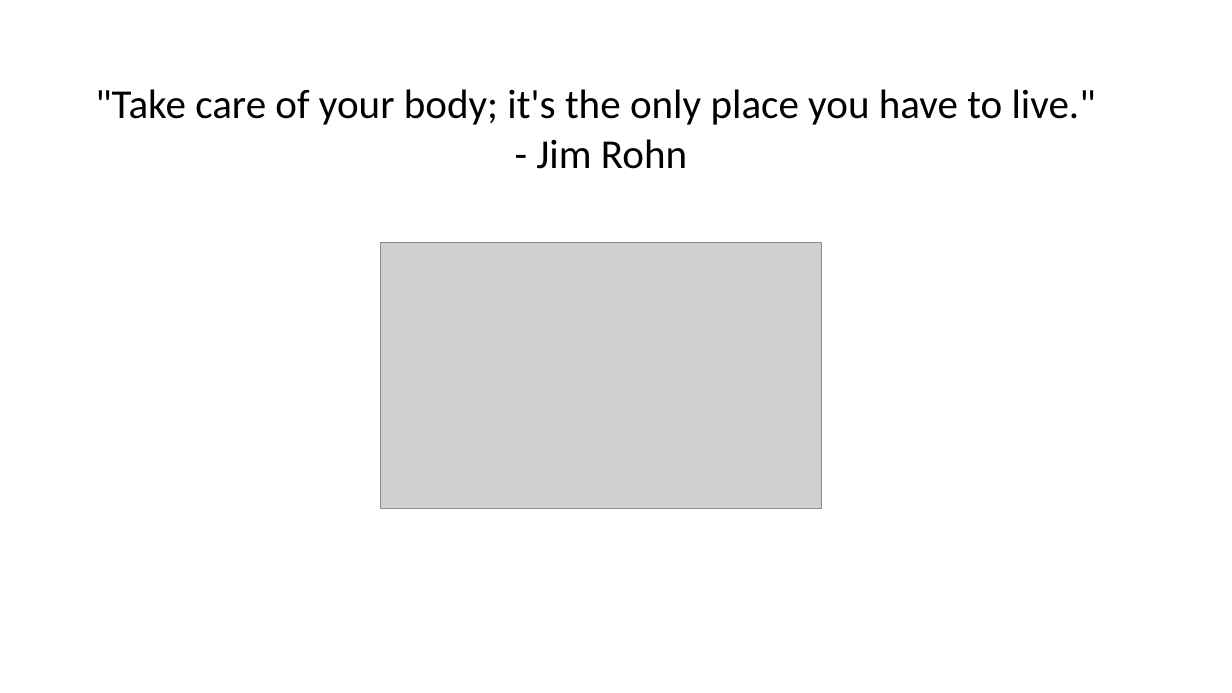
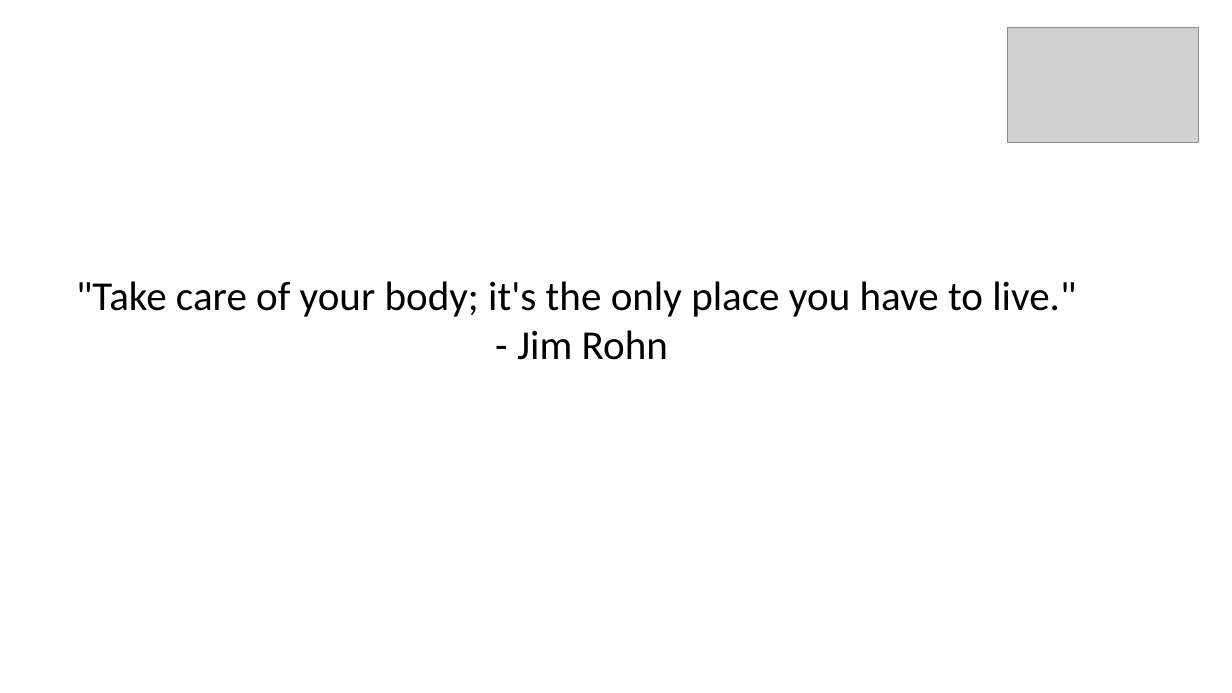
Before and after one commit to vishalbajad/HealthFit, a slide deck: slide 2 of 4 HealthFit Demo.pptx. Drawn at 1232x693 pixels with LibreOffice and Linux fonts; fonts in the diff are those of the drawing; grey boxes stand for pictures; background and template pictures are left out. Boxes give left, top, right and bottom in pixels: in the first picture for what was removed or moved away, otherwise in the second. Text is boxed around its words. In the diff, an @@ line names an element or a change of style, - is before the commit and + after.

```diff
--- a/4 HealthFit Demo.pptx
+++ b/4 HealthFit Demo.pptx
@@ picture added at box(1008, 28, 1199, 143) @@
@@ text ""Take care of your body; ...": place and size @@
-text ""Take care of your body; ..." at box(95, 89, 1096, 169)
+text ""Take care of your body; ..." at box(76, 281, 1076, 360)
@@ picture removed at box(381, 242, 822, 508) @@
```
Also in this commit, not shown: 6 other slides changed, 4 other files.
